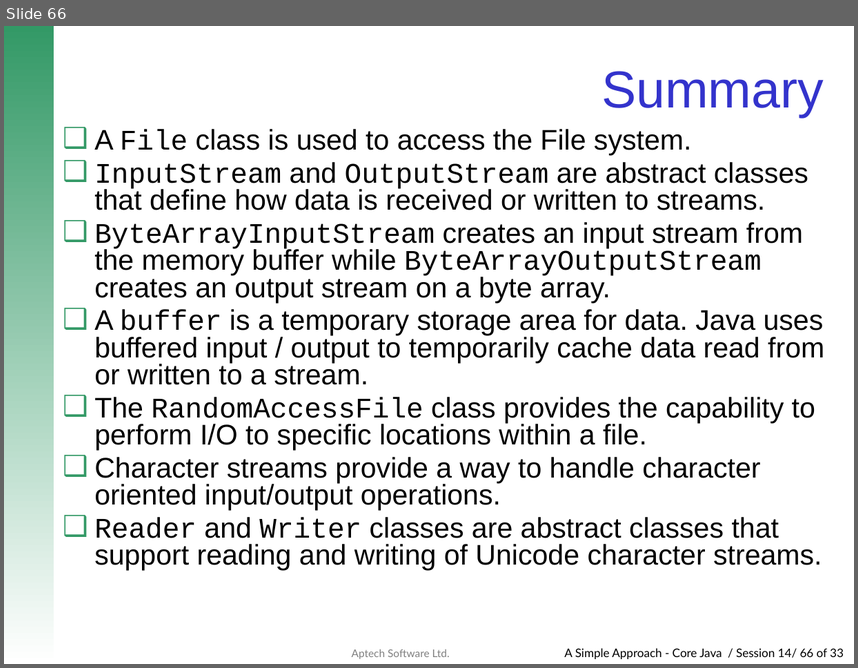
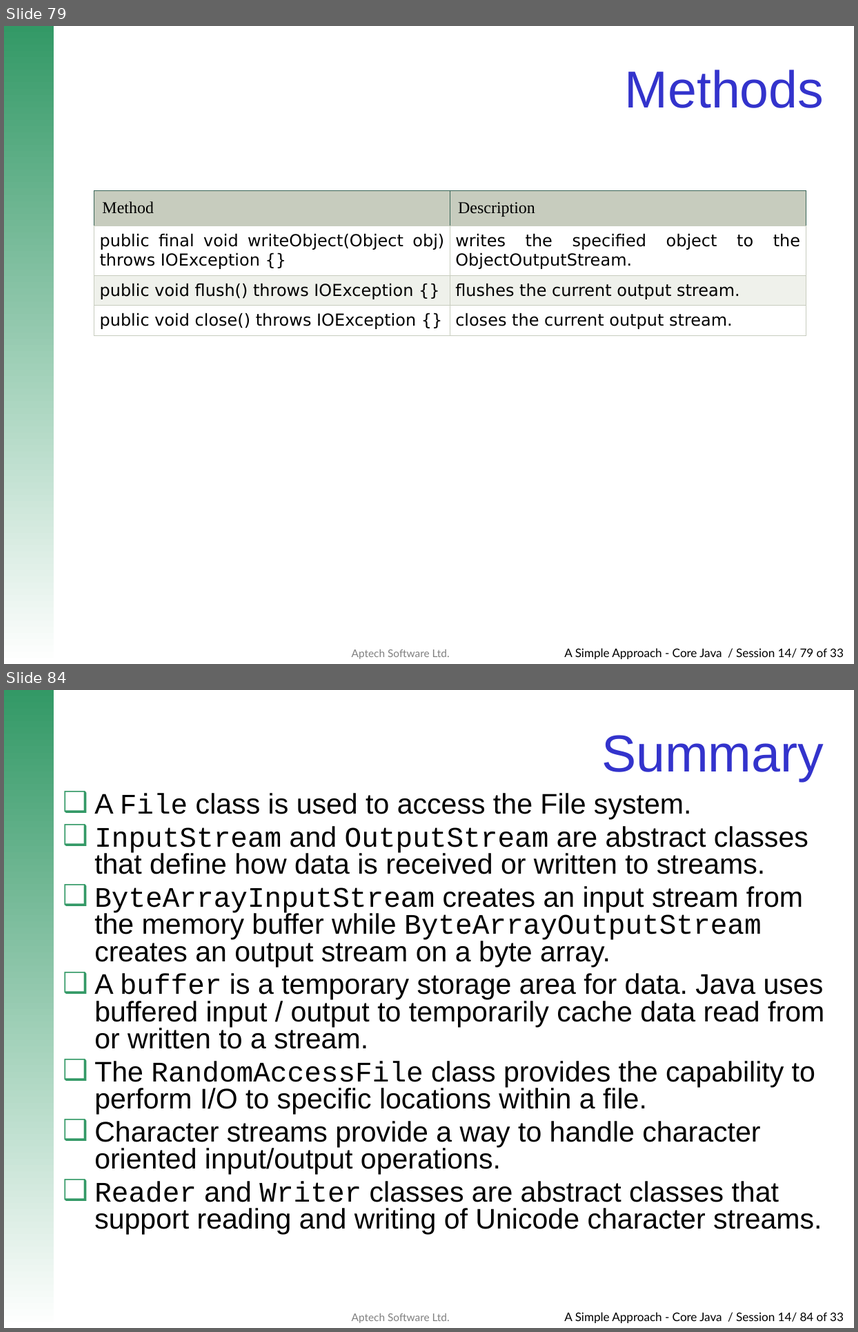
Before and after one commit to Neeti29/Java-Programs, a slide deck: IOPackage.pptx. Shown one above the other, each under a label of ours: slide 66 before the commit, slides 79 and 84 after it; the slides between them are not shown. The pictures are 858x668 and 858x1332 pixels, drawn with LibreOffice and Linux fonts; fonts in the diff are those of the drawing; background and template pictures are left out. Boxes give left, top, right and bottom in pixels: in the first picture for what was removed or moved away, otherwise in the second. Text is boxed around its words. In the diff, an @@ line names an element or a change of style, - is before the commit and + after.

```diff
--- a/IOPackage.pptx
+++ b/IOPackage.pptx
@@ slide 79 added at (4,26,854,664), background #FFFFFF; not listed: 3 template elements that a slide beside it also shows @@
@@ title added at (625,69,824,108), 44 pt, text #3333CC @@
+Methods
@@ table added at (94,191,806,357), 4 rows, 2 columns @@
+Method | Description
+public final void writeObject(Object obj) throws IOException {} | writes the specified object to the ObjectOutputStream.
+public void flush() throws IOException {} | flushes the current output stream.
+public void close() throws IOException {} | closes the current output stream.
@@ what was slide 66 is now slide 84 @@
@@ text at (564,1312,844,1323): text changed @@
-A Simple Approach - Core Java / Session 14/ 66 of 33
+A Simple Approach - Core Java / Session 14/ 84 of 33
```
Also in this commit, not shown: 17 other slides added, 1 other file.
